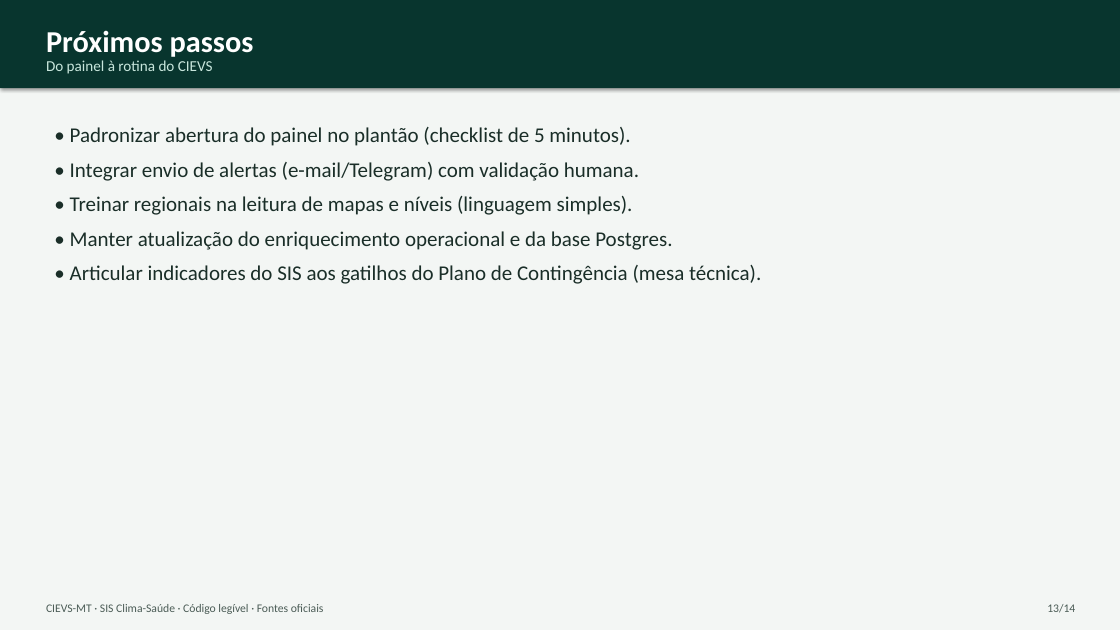
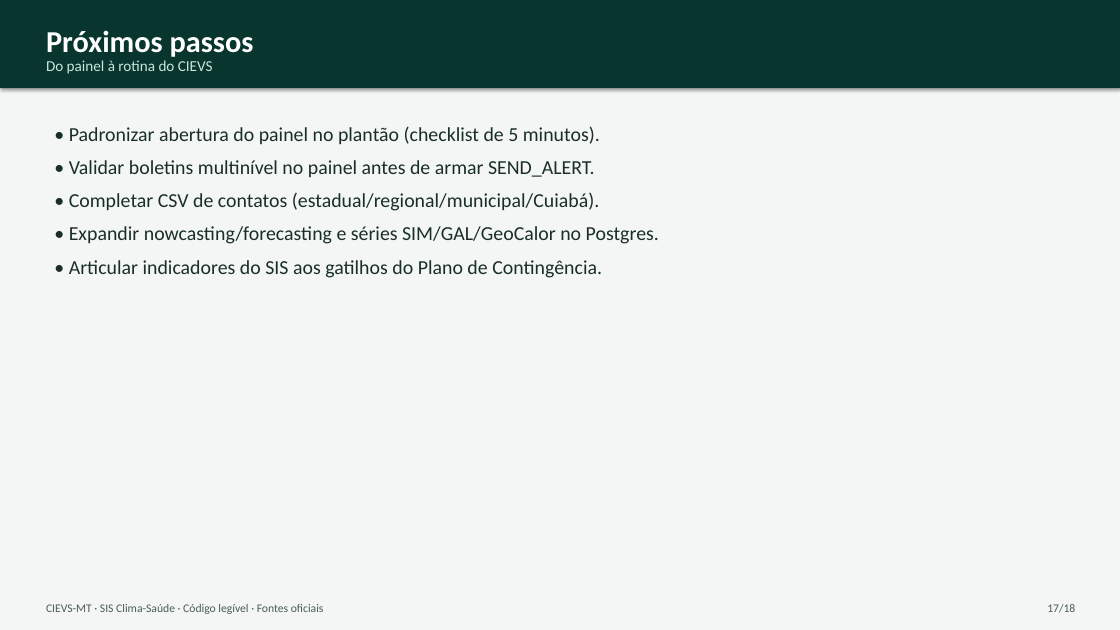
Before and after one commit to menandesneto51/SIS-Monitoramento-Clima-Sa-de, a slide deck: slide 17 of docs/apresentacoes/Apresentacao_SIS_Clima_Saude_20min.pptx (slide 13 before the commit). Drawn at 1120x630 pixels with LibreOffice and Linux fonts; fonts in the diff are those of the drawing. Boxes give left, top, right and bottom in pixels: in the first picture for what was removed or moved away, otherwise in the second. Text is boxed around its words. In the diff, an @@ line names an element or a change of style, - is before the commit and + after.

```diff
--- a/docs/apresentacoes/Apresentacao_SIS_Clima_Saude_20min.pptx
+++ b/docs/apresentacoes/Apresentacao_SIS_Clima_Saude_20min.pptx
@@ text at (69,126,600,145): size 18 to 17 pt in "• Padronizar abertura do painel no plantão ..." @@
@@ text at (69,160,659,278): text changed; size 18 to 17 pt @@
-• Integrar envio de alertas (e-mail/Telegram) com validação humana.
-• Treinar regionais na leitura de mapas e níveis (linguagem simples).
-• Manter atualização do enriquecimento operacional e da base Postgres.
-• Articular indicadores do SIS aos gatilhos do Plano de Contingência (mesa técnica).
+• Validar boletins multinível no painel antes de armar SEND_ALERT.
+• Completar CSV de contatos (estadual/regional/municipal/Cuiabá).
+• Expandir nowcasting/forecasting e séries SIM/GAL/GeoCalor no Postgres.
+• Articular indicadores do SIS aos gatilhos do Plano de Contingência.
@@ text at (1047,604,1075,613): text changed @@
-13/14
+17/18
```
Also in this commit, not shown: 12 other slides changed, 4 slides added, 45 other files.
